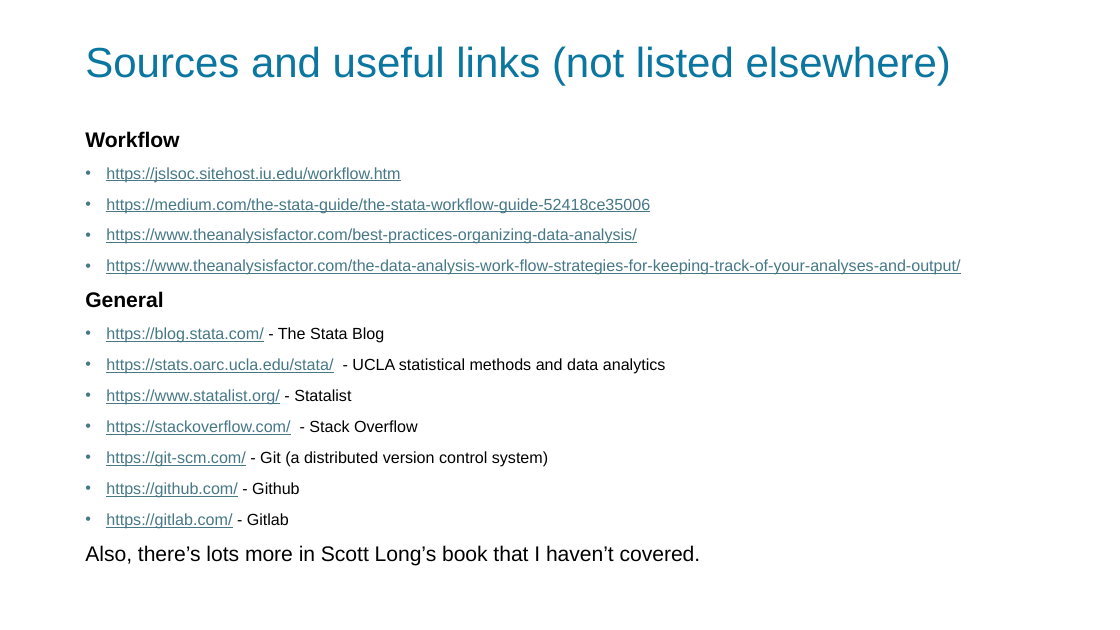
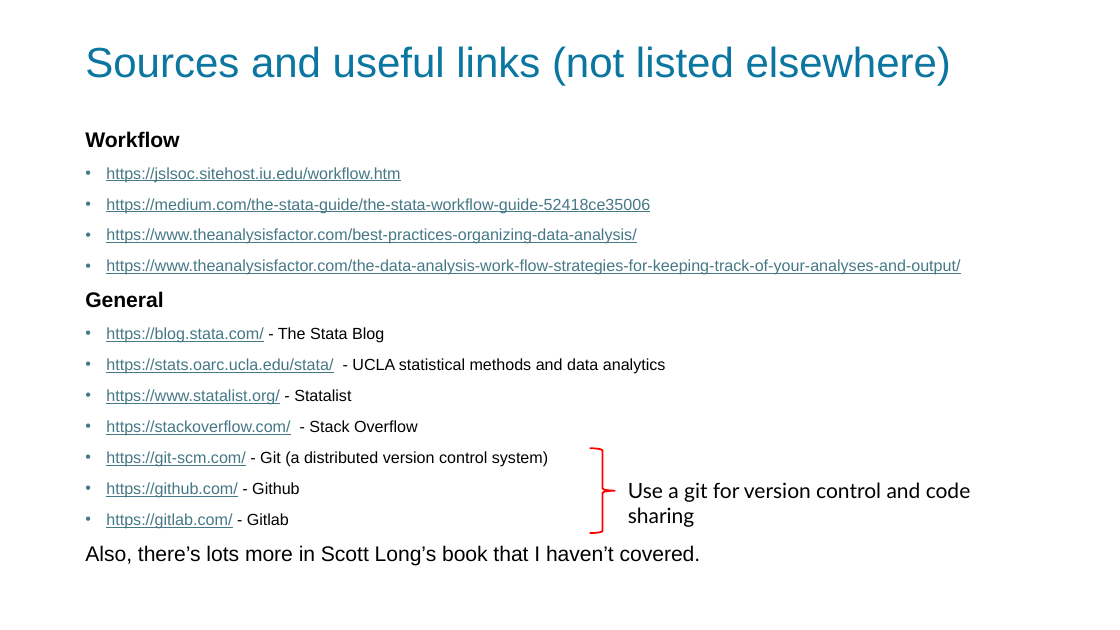
Before and after one commit to adh30/HDRUK_2024, a slide deck: slide 12 of Reproducible_workflows_in_Stata_1.pptx. Drawn at 1120x630 pixels with LibreOffice and Linux fonts; fonts in the diff are those of the drawing. Boxes give left, top, right and bottom in pixels: in the first picture for what was removed or moved away, otherwise in the second. Text is boxed around its words. In the diff, an @@ line names an element or a change of style, - is before the commit and + after.

```diff
--- a/Reproducible_workflows_in_Stata_1.pptx
+++ b/Reproducible_workflows_in_Stata_1.pptx
@@ right brace added at <box>590,449,616,534</box>, outline #FF0000 1.5 pt @@
@@ text added at <box>628,482,971,527</box>, 18 pt, text #000000 @@
+Use a git for version control and code sharing
```
